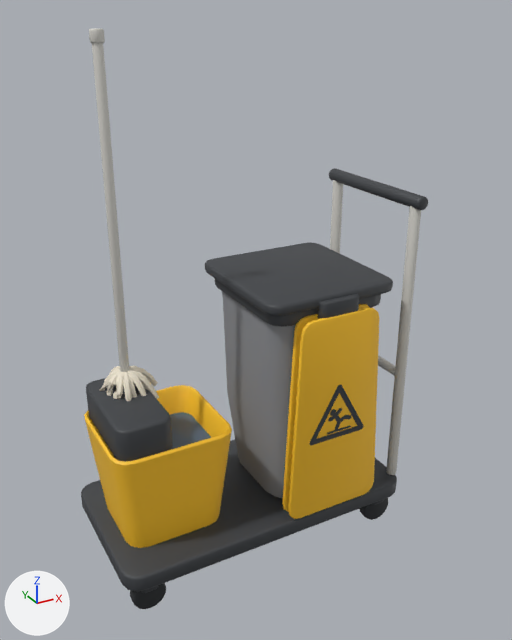
Two versions of the glTF model public/models/decor/chariot_nettoyage.glb, one commit apart.
Rendered twice from a camera (50 mm lens) standing at (-0.836, -1.603, 1.491) and looking at (0.031, -0.028, 0.703). Arrows for +X, +Y and +Z are at lower left; the lights stay in place. The first picture is the older version. Vertices at exactly the same position are counted once.

The older version as bpy lines, for what is in view:
```python
me_chn_anthracite = bpy.data.meshes.new('CHN_Anthracite')
me_chn_anthracite.from_pydata(...)  # 948 vertices, 1856 faces; spans x -0.454..0.454, y -0.227..0.233, z 0.068..1.039
me_chn_anthracite.materials.append(mat_m_anthracite)  # dark grey #3e4145
me_chn_ardoise_fonce = bpy.data.meshes.new('CHN_Ardoise_Fonce')
me_chn_ardoise_fonce.from_pydata(...)  # 32 vertices, 60 faces; spans x -0.42..-0.109, y -0.142..0.148, z 0.367..0.37
me_chn_ardoise_fonce.materials.append(mat_m_ardoise_fonce)  # blue #4a6480
me_chn_jaune_signal = bpy.data.meshes.new('CHN_Jaune_Signal')
me_chn_jaune_signal.from_pydata(...)  # 272 vertices, 532 faces; spans x -0.435..0.324, y -0.232..0.163, z 0.15..0.765
me_chn_jaune_signal.materials.append(mat_m_jaune_signal)  # yellow #ffc629
me_chn_picto_001 = bpy.data.meshes.new('CHN_Picto.001')
me_chn_picto_001.from_pydata(...)  # 4 vertices, 2 faces; spans x 0.065..0.285, y -0.233, z 0.317..0.628
me_chn_picto_001.materials.append(mat_m_picto_sol_glissant)
ob_chn_anthracite = bpy.data.objects.new('CHN_Anthracite', me_chn_anthracite)
ob_chn_anthracite.location = (0.0, 0.0, 0.0)
ob_chn_ardoise_fonce = bpy.data.objects.new('CHN_Ardoise_Fonce', me_chn_ardoise_fonce)
ob_chn_ardoise_fonce.location = (0.0, 0.0, 0.0)
ob_chn_jaune_signal = bpy.data.objects.new('CHN_Jaune_Signal', me_chn_jaune_signal)
ob_chn_jaune_signal.location = (0.0, 0.0, 0.0)
ob_chn_picto = bpy.data.objects.new('CHN_Picto', me_chn_picto_001)
ob_chn_picto.location = (0.0, 0.0, 0.0)
# also in view: 'CHN_Noir' at (-0.005, 0.003, 0.048); 'CHN_Gris_Clair_Metal' at (0.055, 0.003, 0.8); 'CHN_Gris_Moyen' at (0.175, 0.003, 0.46); 'CHN_Creme' at (-0.318, 0.067, 0.546)
```
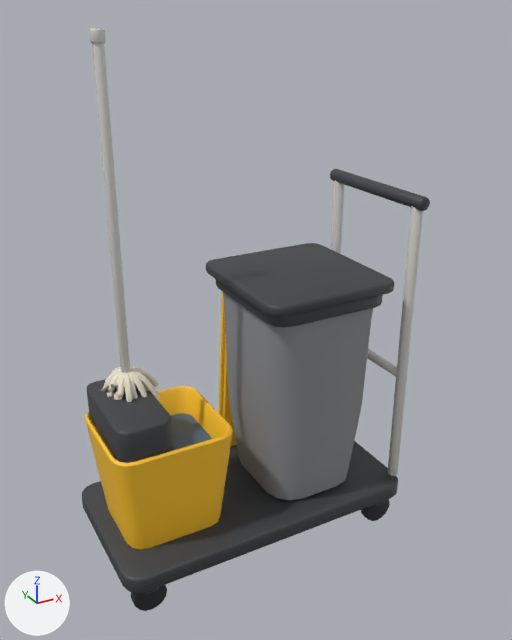
Location of each change, (x1, y1, x2, y2) in pixels of the pictures (512 x 640 px; the box of a moved part takes in the faces that stretch with it):
'CHN_Anthracite', reshaped: before (81, 168, 428, 593); after (82, 169, 430, 595)
'CHN_Jaune_Signal', reshaped: before (84, 304, 379, 548); after (85, 291, 237, 549)
'CHN_Picto', reshaped (not visible afterwards): before (310, 385, 364, 445)
part 1 of me_chn_anthracite, moved or reshaped: before (81, 440, 397, 592); after (82, 441, 398, 593)
part 2 of me_chn_anthracite, moved or reshaped (mostly hidden): before (141, 586, 158, 593); after (142, 587, 159, 595)
part 3 of me_chn_anthracite, moved or reshaped (mostly hidden): before (372, 499, 384, 505); after (373, 501, 385, 506)
part 4 of me_chn_anthracite, moved or reshaped: before (86, 378, 173, 462); after (87, 379, 174, 463)
part 5 of me_chn_anthracite, moved or reshaped: before (205, 242, 393, 316); after (206, 243, 394, 317)
part 6 of me_chn_anthracite, moved or reshaped: before (215, 279, 381, 327); after (216, 280, 383, 328)
part 7 of me_chn_anthracite, moved or reshaped: before (329, 168, 428, 210); after (330, 169, 430, 211)
part 8 of me_chn_anthracite, moved or reshaped (not visible afterwards): before (318, 294, 359, 319)
part 9 of me_chn_jaune_signal, moved or reshaped: before (84, 385, 232, 548); after (85, 386, 233, 549)
part 10 of me_chn_jaune_signal, moved or reshaped: before (288, 308, 379, 519); after (223, 334, 237, 446)
part 11 of me_chn_jaune_signal, moved or reshaped: before (282, 304, 370, 512); after (219, 291, 225, 417)

What the commit changed:
me_chn_anthracite is used by ob_chn_anthracite; location (0.0, 0.0, 0.0).
me_chn_anthracite had 948 vertices, 1856 faces and spanned x -0.454..0.454, y -0.227..0.233, z 0.068..1.039.
me_chn_anthracite now has 948 vertices, 1856 faces and spans x -0.454..0.454, y -0.233..0.227, z 0.068..1.039.
me_chn_anthracite part 1: the loose piece of 96 vertices spanning x -0.454..0.445, y -0.227..0.233, z 0.1..0.15 is moved by (0.0, -0.006, 0.0).
me_chn_anthracite part 2: the loose piece of 96 vertices spanning x -0.41..-0.359, y -0.202..-0.152, z 0.068..0.104 is moved by (0.0, -0.006, 0.0).
me_chn_anthracite part 3: the loose piece of 96 vertices spanning x 0.35..0.4, y -0.202..-0.152, z 0.068..0.104 is moved by (0.0, -0.006, 0.0).
me_chn_anthracite part 4: the loose piece of 96 vertices spanning x -0.419..-0.269, y -0.147..0.153, z 0.44..0.54 is moved by (0.0, -0.006, 0.0).
me_chn_anthracite part 5: the loose piece of 96 vertices spanning x -0.025..0.375, y -0.207..0.213, z 0.785..0.815 is moved by (0.0, -0.006, 0.0).
me_chn_anthracite part 6: the loose piece of 96 vertices spanning x -0.005..0.356, y -0.192..0.198, z 0.745..0.785 is moved by (0.0, -0.006, 0.0).
me_chn_anthracite part 7: the loose piece of 84 vertices spanning x 0.417..0.454, y -0.207..0.213, z 1.001..1.039 is moved by (0.0, -0.006, 0.0).
me_chn_anthracite part 8: the loose piece of 96 vertices spanning x 0.115..0.235, y -0.227..-0.192, z 0.755..0.805 is moved by (0.0, 0.42, 0.0).
Other edits to the shape of me_chn_anthracite do not show in these pictures.
me_chn_jaune_signal is used by ob_chn_jaune_signal; location (0.0, 0.0, 0.0).
me_chn_jaune_signal had 272 vertices, 532 faces and spanned x -0.435..0.324, y -0.232..0.163, z 0.15..0.765.
me_chn_jaune_signal now has 272 vertices, 532 faces and spans x -0.435..0.324, y -0.163..0.232, z 0.15..0.765.
me_chn_jaune_signal part 9: the loose piece of 80 vertices spanning x -0.435..-0.095, y -0.157..0.163, z 0.15..0.454 is moved by (0.0, -0.006, 0.0).
me_chn_jaune_signal part 10: the loose piece of 96 vertices spanning x 0.027..0.324, y -0.232..-0.22, z 0.155..0.765 is moved by (0.0, 0.42, 0.0).
me_chn_jaune_signal part 11: the loose piece of 96 vertices spanning x 0.027..0.324, y -0.2..-0.188, z 0.155..0.765 is moved by (0.0, 0.42, 0.0).
me_chn_picto_001 is used by ob_chn_picto; location (0.0, 0.0, 0.0).
me_chn_picto_001 had 4 vertices, 2 faces and spanned x 0.065..0.285, y -0.233, z 0.317..0.628.
me_chn_picto_001 now has 4 vertices, 2 faces and spans x 0.065..0.285, y 0.233, z 0.317..0.628.
Part 12, on me_chn_picto_001:
Vertex 0 of me_chn_picto_001 moves from (0.065, -0.233, 0.317) at pixel (302, 471) to (0.285, 0.233, 0.317).
Vertex 1 of me_chn_picto_001 moves from (0.285, -0.233, 0.317) at pixel (367, 449) to (0.065, 0.233, 0.317).
Vertex 2 of me_chn_picto_001 moves from (0.285, -0.233, 0.628) at pixel (374, 353) to (0.065, 0.233, 0.628).
Vertex 3 of me_chn_picto_001 moves from (0.065, -0.233, 0.628) at pixel (306, 372) to (0.285, 0.233, 0.628).
